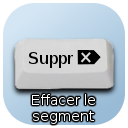
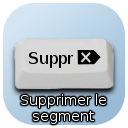
Layers edited between the first and the second 128px x 128px image:
renamed "Effacer le ..." to "Supprimer le segment", painted on it over [21, 94, 106, 118]
painted on "Drop Shadow" over [19, 92, 108, 118]
